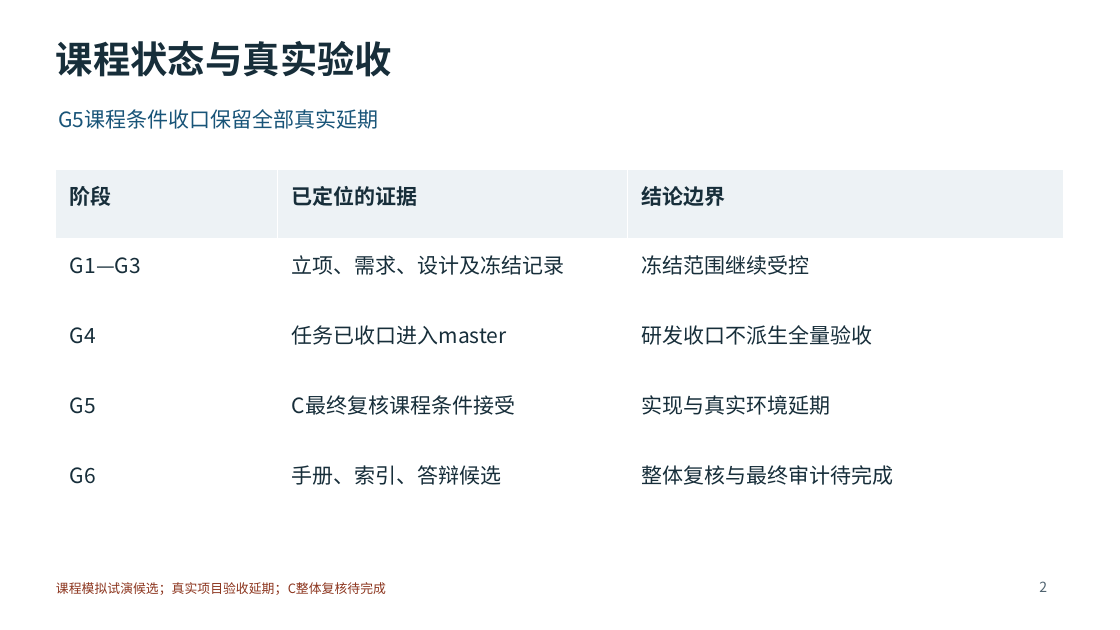
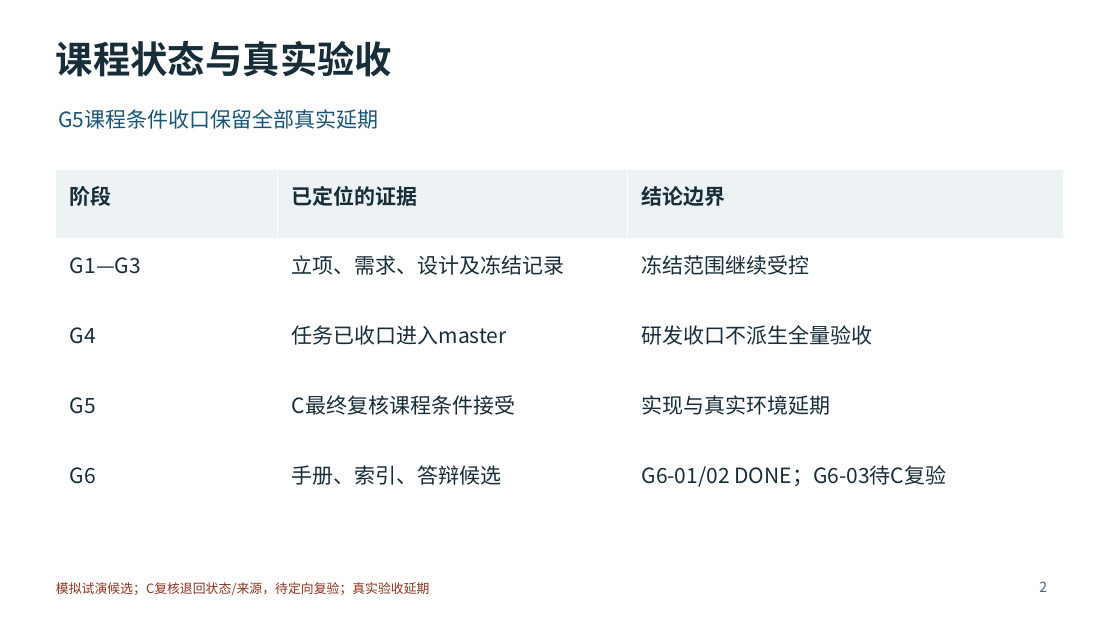
Before and after one commit to Renny1700132/emergency-response-platform, a slide deck: slide 2 of docs/deliverables/G6/G6-03-验收答辩候选.pptx. Drawn at 1120x630 pixels with LibreOffice and Linux fonts; fonts in the diff are those of the drawing. Boxes give left, top, right and bottom in pixels: in the first picture for what was removed or moved away, otherwise in the second. Text is boxed around its words. In the diff, an @@ line names an element or a change of style, - is before the commit and + after.

```diff
--- a/docs/deliverables/G6/G6-03-验收答辩候选.pptx
+++ b/docs/deliverables/G6/G6-03-验收答辩候选.pptx
@@ table at <box>56,169,1065,519</box> @@
-row 5, column 3: 整体复核与最终审计待完成
+row 5, column 3: G6-01/02 DONE；G6-03待C复验
@@ text at <box>56,582,430,595</box>: text changed @@
-课程模拟试演候选；真实项目验收延期；C整体复核待完成
+模拟试演候选；C复核退回状态/来源，待定向复验；真实验收延期
```
Also in this commit, not shown: 13 other slides changed, 23 other files.
